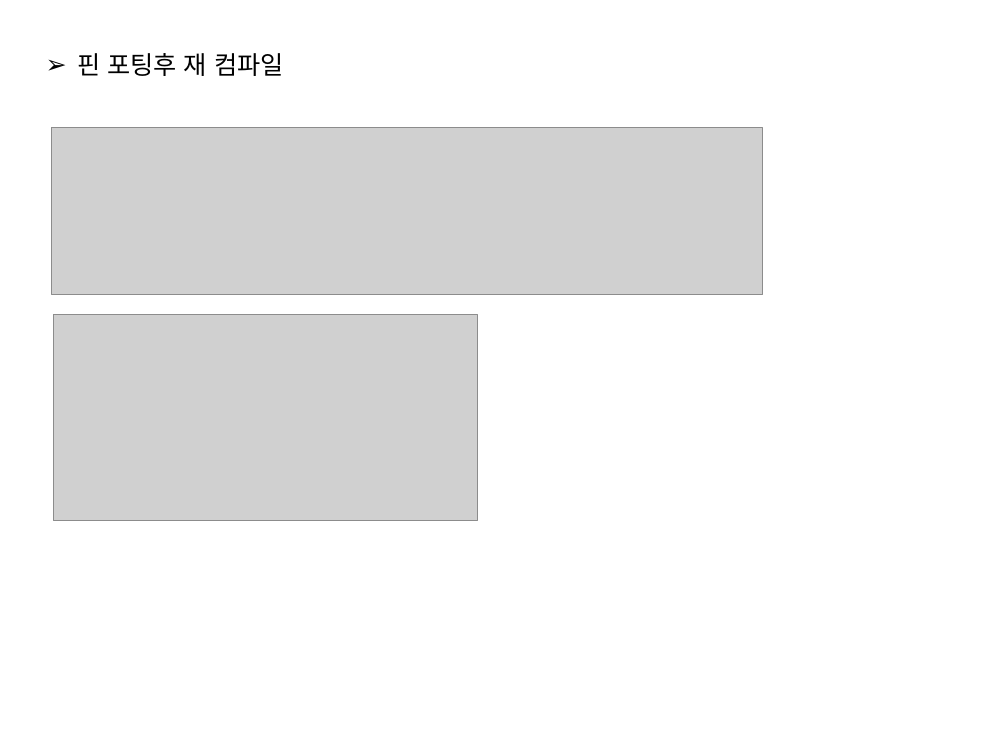
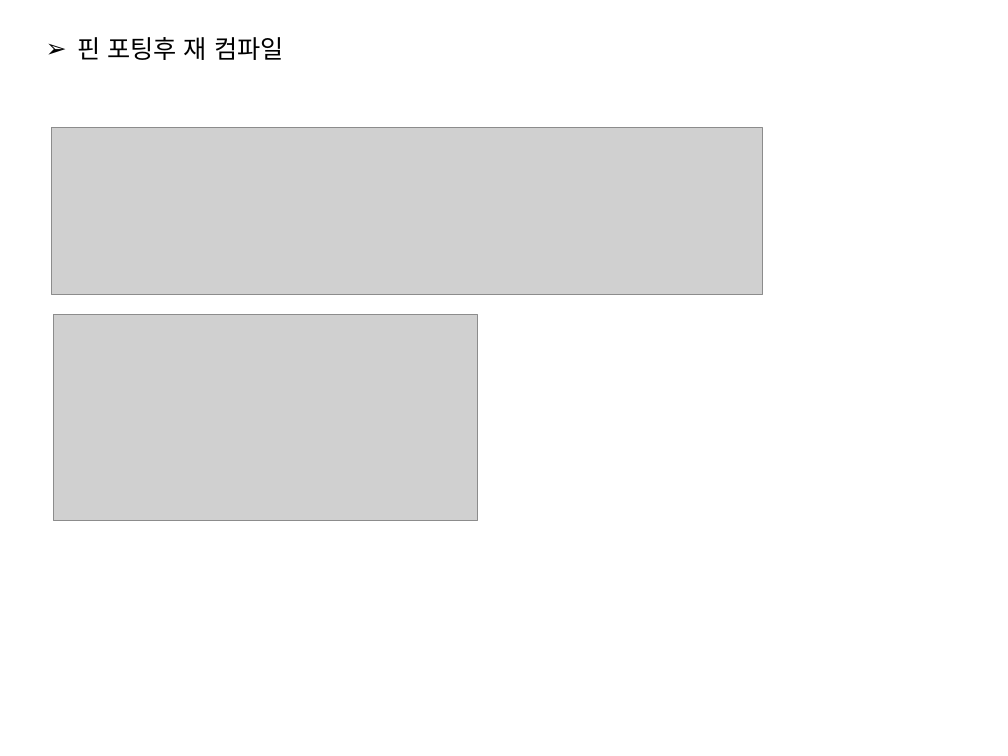
Before and after one commit to JAICHANGPARK/DE2_DOCKER_FPGA, a slide deck: slide 13 of presentation/20181017/FPGA LPM Component.pptx. Drawn at 1008x756 pixels with LibreOffice and Linux fonts; fonts in the diff are those of the drawing; grey boxes stand for pictures. Boxes give left, top, right and bottom in pixels: in the first picture for what was removed or moved away, otherwise in the second. Text is boxed around its words. In the diff, an @@ line names an element or a change of style, - is before the commit and + after.

```diff
--- a/presentation/20181017/FPGA LPM Component.pptx
+++ b/presentation/20181017/FPGA LPM Component.pptx
@@ text "핀 포팅후 재 컴파일": place and size @@
-text "핀 포팅후 재 컴파일" at (77,53,284,76)
+text "핀 포팅후 재 컴파일" at (77,37,284,60)
```
Also in this commit, not shown: 4 other slides changed, 10 slides added, 6 slides removed.
